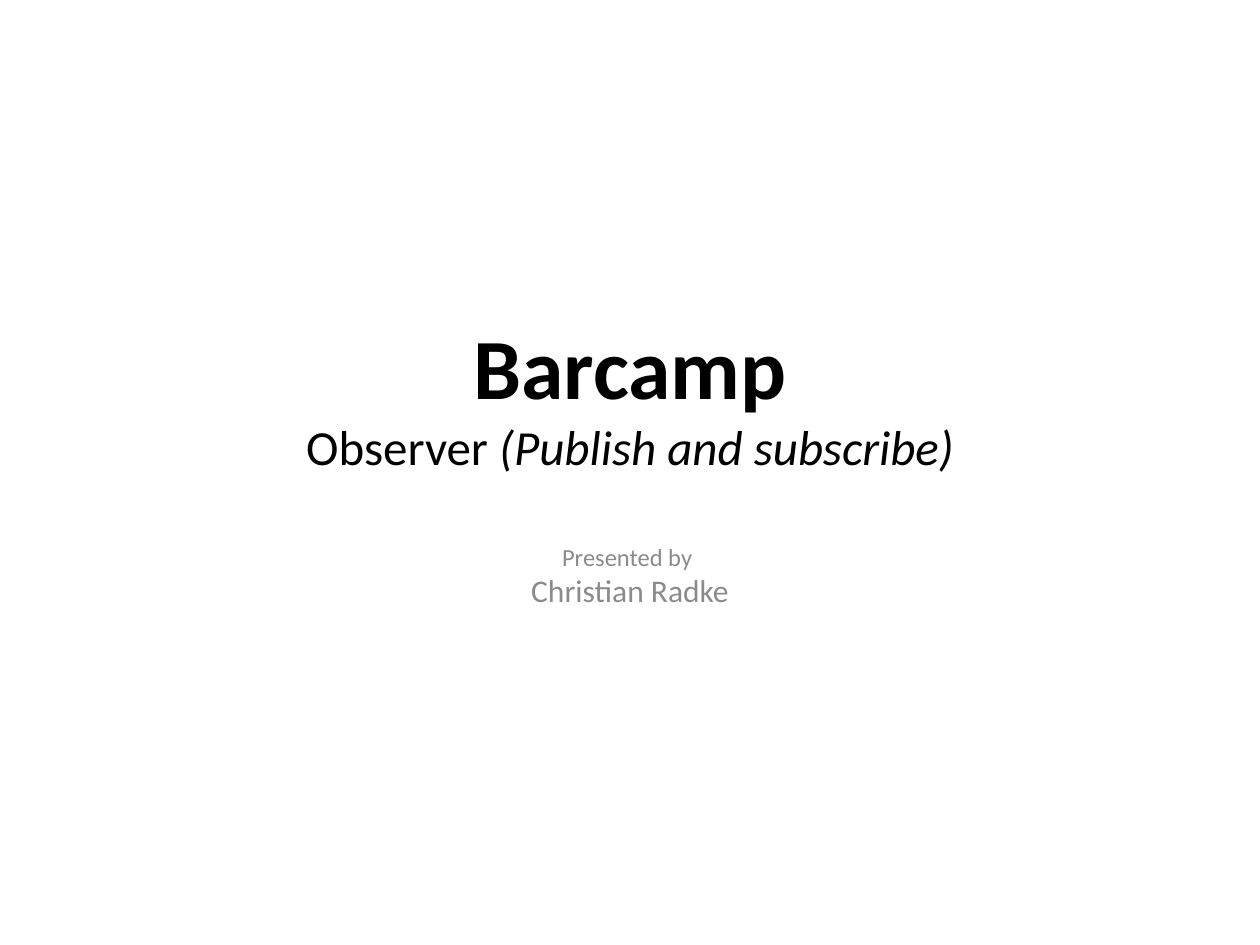
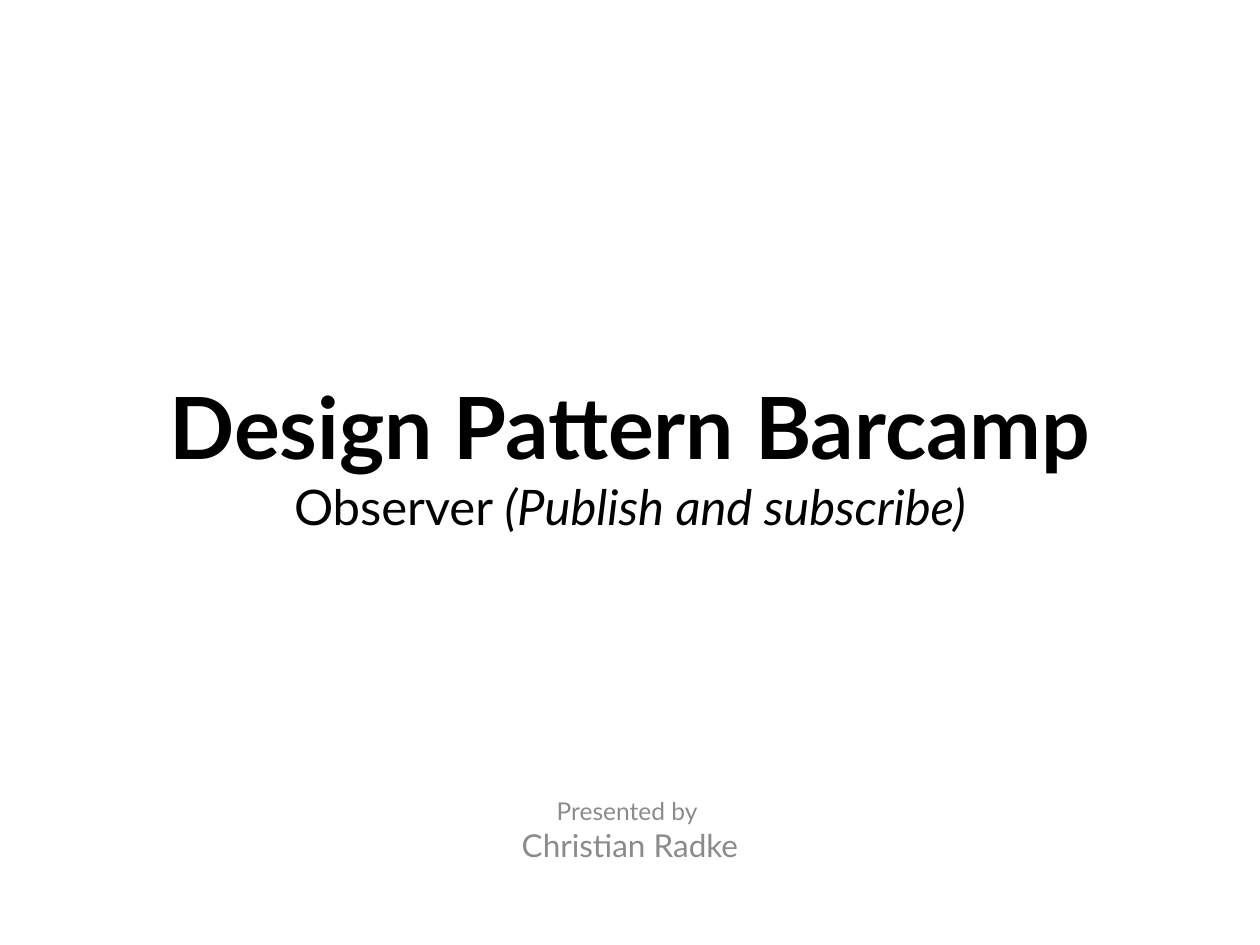
Before and after one commit to TheRealTRY1NG/Barcamp-Observer, a slide deck: slide 1 of 0-Presentation.pptx. Drawn at 1260x945 pixels with LibreOffice and Linux fonts; fonts in the diff are those of the drawing; background and template pictures are left out. Boxes give left, top, right and bottom in pixels: in the first picture for what was removed or moved away, otherwise in the second. Text is boxed around its words. In the diff, an @@ line names an element or a change of style, - is before the commit and + after.

```diff
--- a/0-Presentation.pptx
+++ b/0-Presentation.pptx
@@ title at (170, 395, 1090, 532): text changed; font Calibri to Lato; italic off @@
-Barcamp
-Observer (Publish and subscribe)
+Design Pattern Barcamp
+Observer (Publish and subscribe)
@@ subtitle "Presented by": place and size @@
-subtitle "Presented by" at (531, 549, 729, 602)
+subtitle "Presented by" at (522, 802, 739, 857)
@@ subtitle "Presented by" at (522, 802, 739, 857): font Calibri to Lato @@
```
Also in this commit, not shown: 16 other slides changed, 4 slides added.
